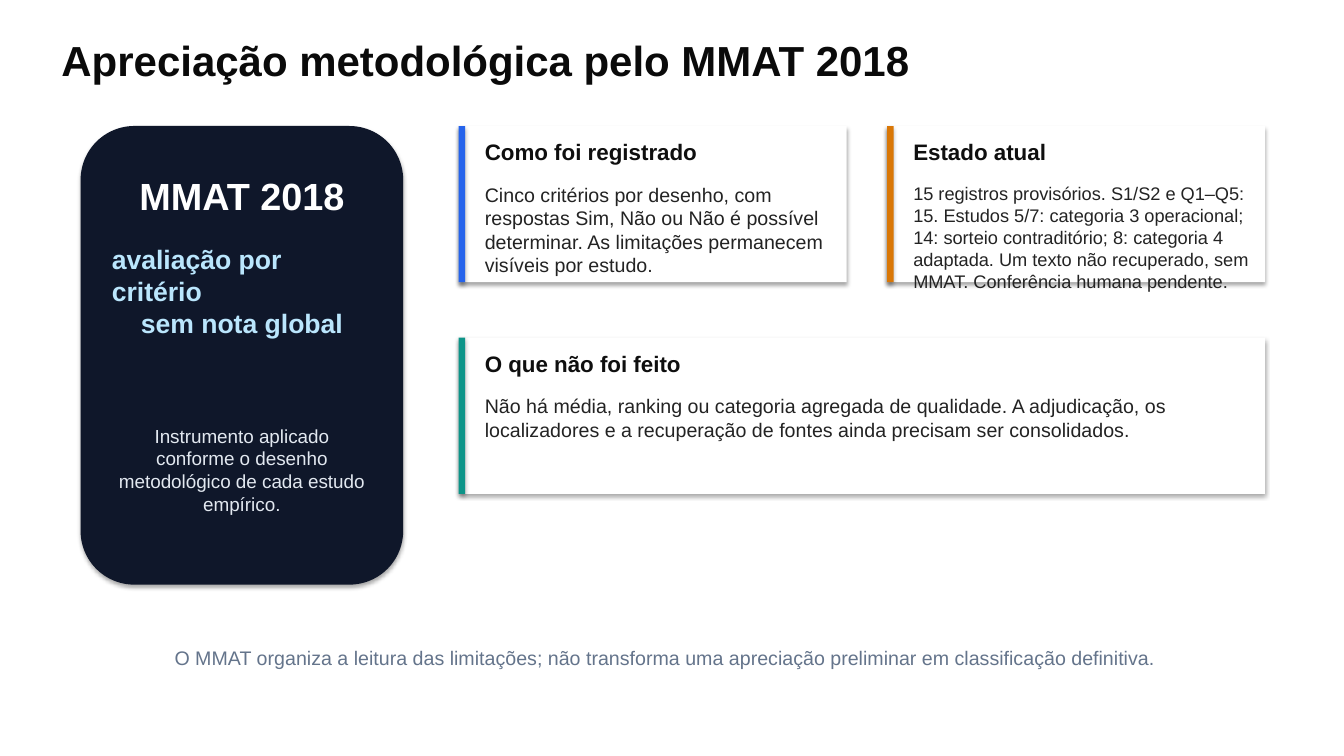
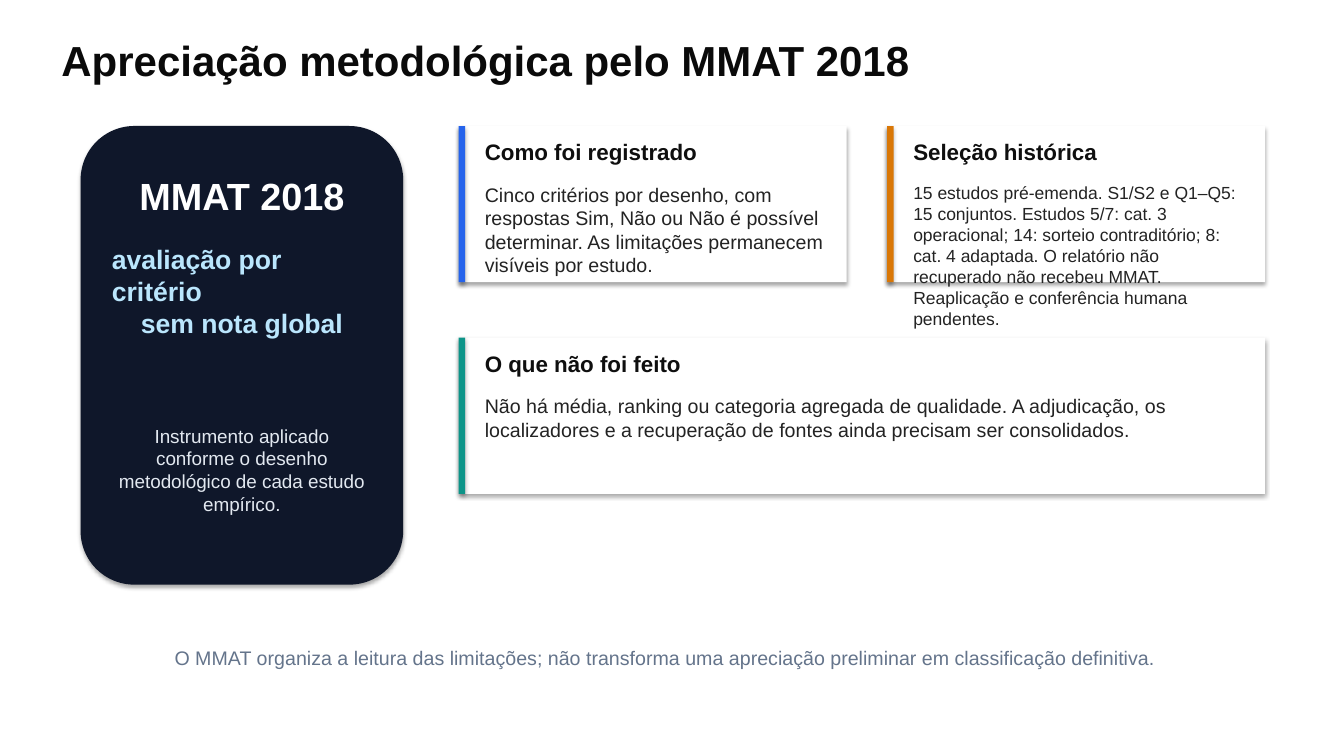
Before and after one commit to thalesfb/ccw, a slide deck: slide 13 of results/tcc/presentation/ensino_personalizado_de_matematica_tcc.pptx. Drawn at 1344x756 pixels with LibreOffice and Linux fonts; fonts in the diff are those of the drawing. Boxes give left, top, right and bottom in pixels: in the first picture for what was removed or moved away, otherwise in the second. Text is boxed around its words. In the diff, an @@ line names an element or a change of style, - is before the commit and + after.

```diff
--- a/results/tcc/presentation/ensino_personalizado_de_matematica_tcc.pptx
+++ b/results/tcc/presentation/ensino_personalizado_de_matematica_tcc.pptx
@@ text at [913,143,1097,165]: text changed @@
-Estado atual
+Seleção histórica
@@ text at [913,186,1236,329]: text changed; size 13 to 12.5 pt @@
-15 registros provisórios. S1/S2 e Q1–Q5: 15. Estudos 5/7: categoria 3 operacional; 14: sorteio contraditório; 8: categoria 4 adaptada. Um texto não recuperado, sem MMAT. Conferência humana pendente.
+15 estudos pré-emenda. S1/S2 e Q1–Q5: 15 conjuntos. Estudos 5/7: cat. 3 operacional; 14: sorteio contraditório; 8: cat. 4 adaptada. O relatório não recuperado não recebeu MMAT. Reaplicação e conferência humana pendentes.
```
Also in this commit, not shown: 8 other slides changed, 4 other files.
